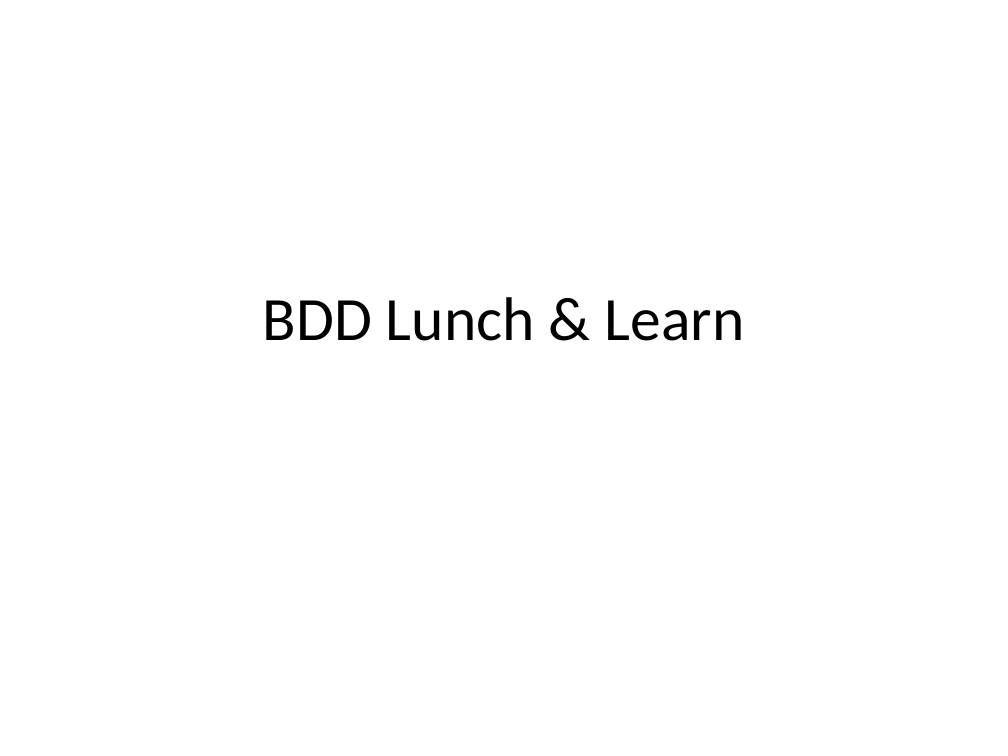
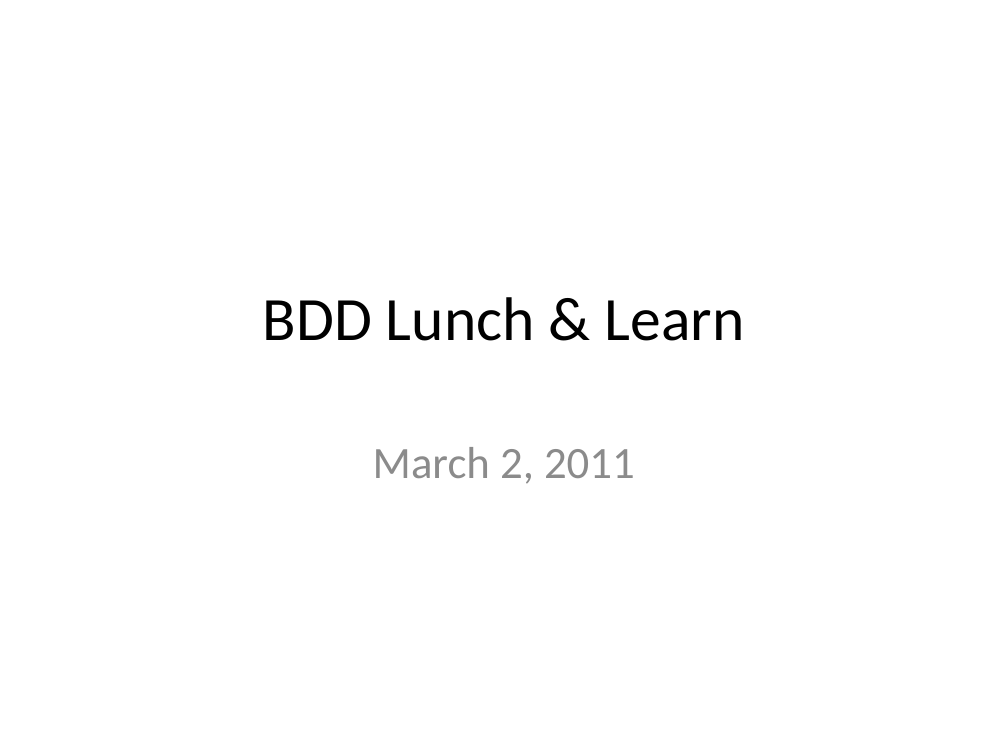
Before and after one commit to shawnewallace/Katas, a slide deck: slide 1 of Presentations/BDD Lunch & Learn.pptx. Drawn at 1008x756 pixels with LibreOffice and Linux fonts; fonts in the diff are those of the drawing. Boxes give left, top, right and bottom in pixels: in the first picture for what was removed or moved away, otherwise in the second. Text is boxed around its words. In the diff, an @@ line names an element or a change of style, - is before the commit and + after.

```diff
--- a/Presentations/BDD Lunch & Learn.pptx
+++ b/Presentations/BDD Lunch & Learn.pptx
@@ subtitle added at (x1=373, y1=447, x2=635, y2=483), 32 pt, text #8C8C8C @@
+March 2, 2011
```
Also in this commit, not shown: 1 other slide changed.
